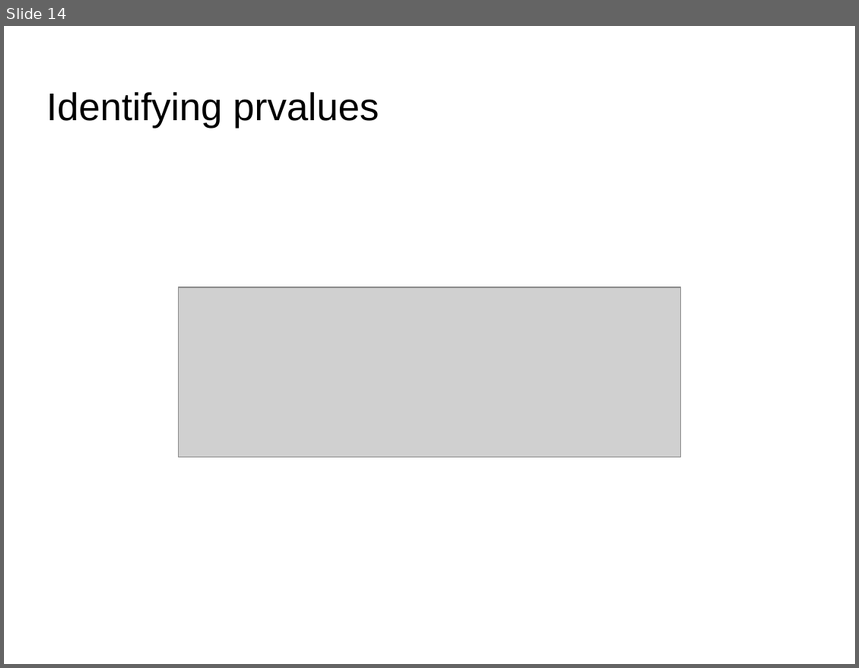
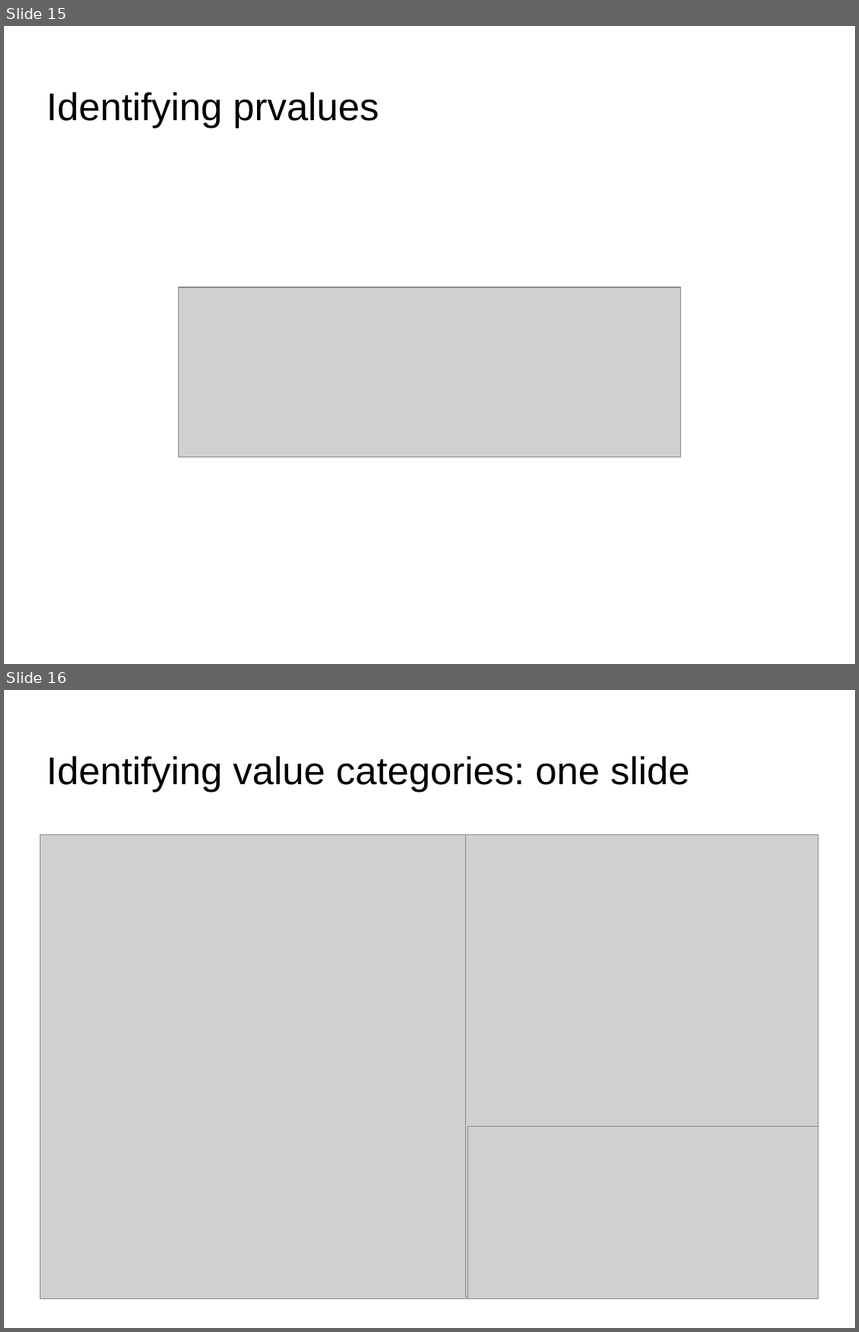
Before and after one commit to FranckRJ/CPP-trainings, a slide deck: traning-move.pt1.odp. Shown one above the other, each under a label of ours: slide 14 before the commit, slides 15 and 16 after it. The pictures are 859x668 and 859x1332 pixels, drawn with LibreOffice and Linux fonts; fonts in the diff are those of the drawing; grey boxes stand for pictures; background and template pictures are left out. Boxes give left, top, right and bottom in pixels: in the first picture for what was removed or moved away, otherwise in the second. Text is boxed around its words. In the diff, an @@ line names an element or a change of style, - is before the commit and + after.

Commit message:
Plus de détail sur les value categories + résumé du code en un slide.

```diff
--- a/traning-move.pt1.odp
+++ b/traning-move.pt1.odp
@@ slide 16 added at <box>4,690,855,1328</box>, background picture (left out) @@
@@ title added at <box>47,756,690,792</box>, 36 pt, text #000000 @@
+Identifying value categories: one slide
@@ picture added at <box>40,834,478,1300</box> @@
@@ picture added at <box>466,834,819,1298</box> @@
@@ picture added at <box>468,1126,819,1300</box> @@
@@ what was slide 14 is now slide 15 @@
```
Also in this commit, not shown: 1 slide changed, 2 other slides added, 1 slide removed, 1 other file.
